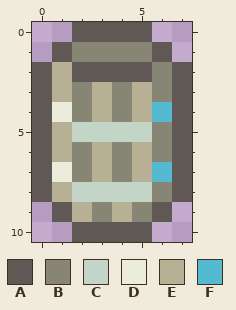
Pixel-art sprite: assets/sprites/props/muted/other/barrel.png. The picture above was drawn from the file before the commit.
The file is 8x11 pixels.
Palette (. is transparent): A #5f5854  B #878573  C #c3d5c7  D #ebecdc  E #b8b095  F #54bad2
The same view after the edit:
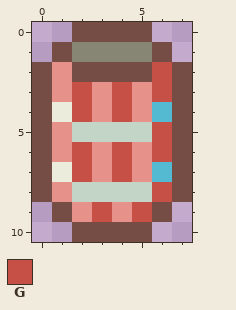
Colours new in this view: G #c65046
Changes in this commit:
Colour A changes from #5f5854 to #754d45.
Colour E changes from #b8b095 to #e6928a.
Colour G replaces colour B in row 2 at x 6; in row 3 at x 2, 4 and 6; in row 4 at x 2 and 4; in row 5 at x 6; in row 6 at x 2, 4 and 6; in row 7 at x 2 and 4.
Colour G replaces colour B in row 8 at x 6; in row 9 at x 3 and 5.
Where, in picture pixels (left, top, right, bottom), the same in both pictures:
changed: (32, 22, 192, 242)
